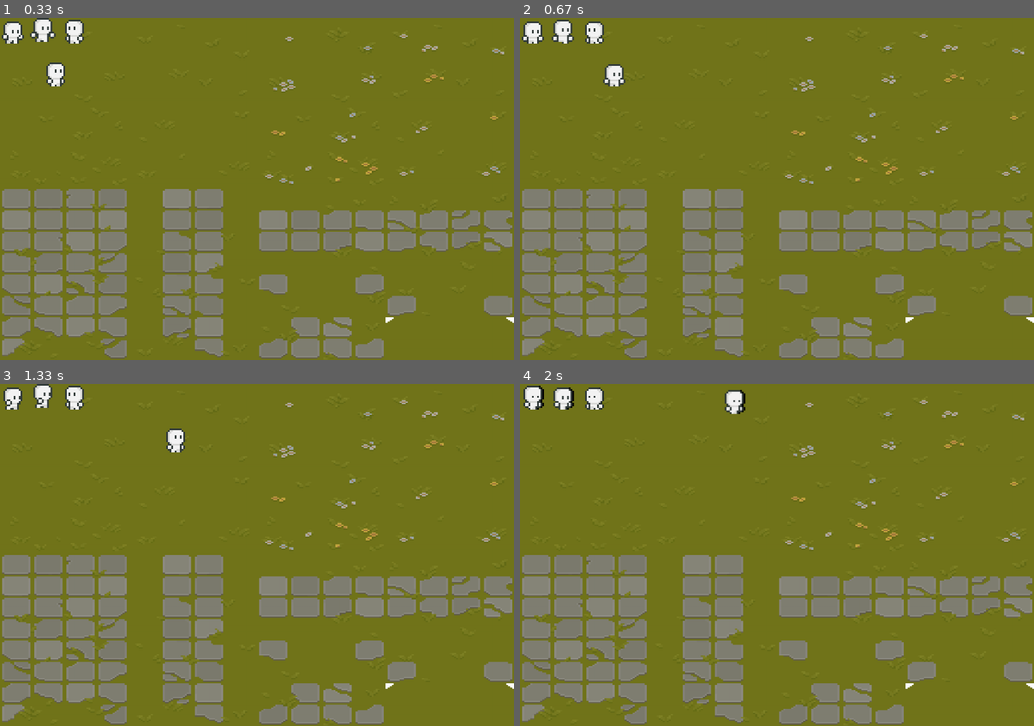
Above: before the commit, frames 1-4 (two rows, left to right).
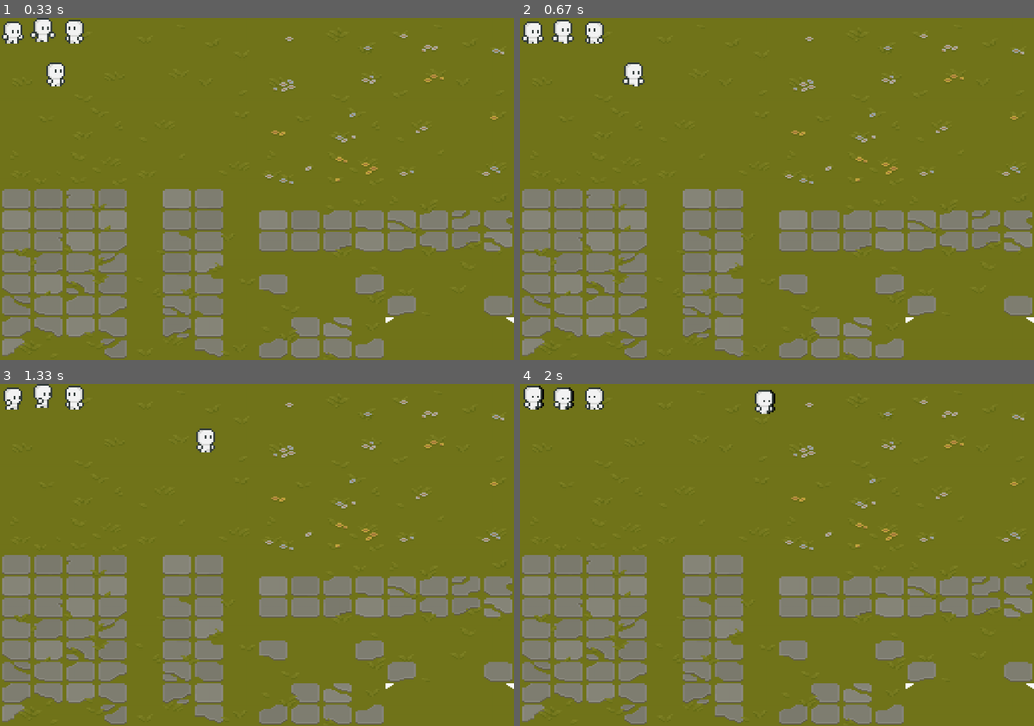
Above: after the commit, the same moments.

Repository: Daww1d/ghostHunter
Game: pygame game, started from main.py
Same seed, same stepped clock (60 frames per second), same inputs: the game is played once before the commit and once after it.
Inputs:
- Up to frame 1 (0.33 s): no input
- Up to frame 2 (0.67 s): hold Shift from 0.33 s (still down); hold Right from 0.33 s (still down)
- Up to frame 3 (1.33 s): release Shift at 0.8 s; release Right at 0.8 s; hold Right 0.83-1.3 s
- Up to frame 4 (2 s): hold Up 1.33-1.63 s; hold Right from 1.67 s (still down)

Frame 1 is identical in both runs. In frame 2, 0.5% of the frame differs, in the area x 16-25%, y 13-20%; in frame 3, 0.5%; in frame 4, 0.5%, in the area x 8-50%, y 1-9%.

Commit message:
Added sprinting
Added the ability to sprint along side the corresponding animation

Diff:
--- a/main.py
+++ b/main.py
@@ -123,6 +123,7 @@
 playerVelocity = [0, 0]
 playerDirection = "right"
 playerStatus = "idle"
+sprintStatus = False
 currentAnimation = {
     "idle" : idleAnimations,
     "walk" : walkAnimations,
@@ -140,8 +141,6 @@
         playerInput["up"] = value
     elif key == pygame.K_DOWN:
         playerInput["down"] = value
-    elif key == pygame.K_LSHIFT:
-        playerStatus = "run"
 
 def setDirection(key ,currentDirection):
     if key == pygame.K_LEFT:
@@ -163,16 +162,23 @@
             run = False
         elif event.type == pygame.KEYDOWN:
             checkInput(event.key, True)
+            if event.key == pygame.K_LSHIFT:
+                sprintStatus = True
+
             playerDirection = setDirection(event.key, playerDirection)
         elif event.type == pygame.KEYUP:
             checkInput(event.key, False)
+            if event.key == pygame.K_LSHIFT:
+                sprintStatus = False
 
     playerVelocity[0] = playerInput["right"] - playerInput["left"]
     playerVelocity[1] = playerInput["down"] - playerInput["up"]
 
     if playerVelocity[0] != 0 or playerVelocity[1] != 0:
         playerStatus = "walk"
-    else:
+    if sprintStatus == True and (playerVelocity[0] != 0 or playerVelocity[1] != 0):
+        playerStatus = "run"
+    if playerVelocity[0] == 0 and playerVelocity[1] == 0:
         playerStatus = "idle"
 
     screen.fill(BG)
@@ -208,8 +214,13 @@
     screen.blit(idleL.animation[frame[idleR.type]], (140 , 0) )
 
 
-    playerX += playerVelocity[0] * playerSpeed
-    playerY += playerVelocity[1] * playerSpeed
+    if sprintStatus == True:
+        mult = 1.5
+    else:
+        mult = 1
+
+    playerX += playerVelocity[0] * playerSpeed * mult
+    playerY += playerVelocity[1] * playerSpeed * mult
 
     clock.tick(FPS)
     pygame.display.update()
--- /dev/null
+++ b/player.py
@@ -0,0 +1 @@
+pass
Binary file changed: assets/sprint.png
